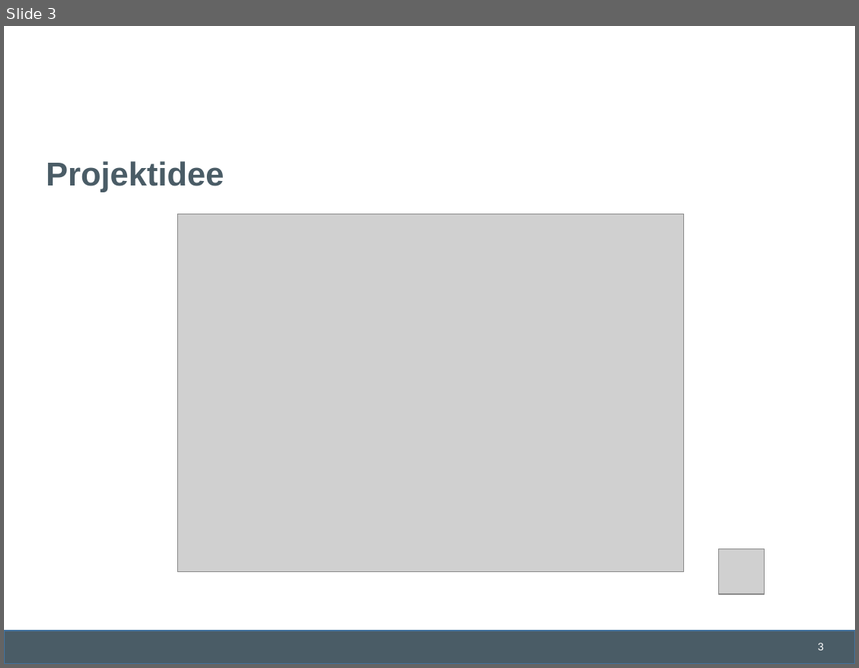
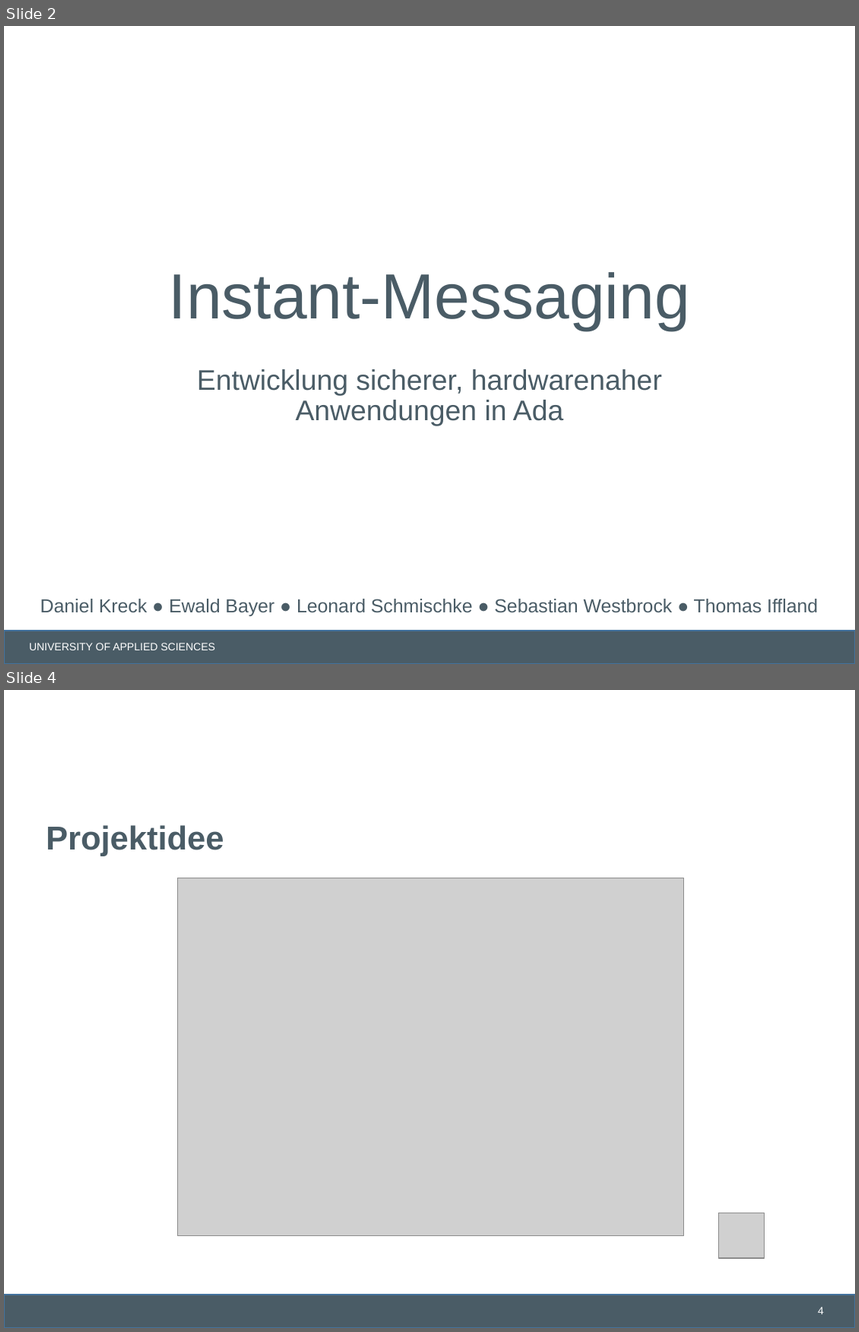
Before and after one commit to lschmischke/ADAChat, a slide deck: documentation/Ada Chat.pptx. Shown one above the other, each under a label of ours: slide 3 before the commit, slides 2 and 4 after it; the slides between them are not shown. The pictures are 859x668 and 859x1332 pixels, drawn with LibreOffice and Linux fonts; fonts in the diff are those of the drawing; grey boxes stand for pictures; background and template pictures are left out. Boxes give left, top, right and bottom in pixels: in the first picture for what was removed or moved away, otherwise in the second. Text is boxed around its words. In the diff, an @@ line names an element or a change of style, - is before the commit and + after.

```diff
--- a/documentation/Ada Chat.pptx
+++ b/documentation/Ada Chat.pptx
@@ slide 2 added at (4, 26, 855, 664), background #FFFFFF; not listed: 1 template element that a slide beside it also shows @@
@@ title added at (169, 272, 690, 330), 54 pt, text #4A5C66 @@
+Instant-Messaging
@@ subtitle added at (197, 370, 662, 427), 24 pt, text #4A5C66 @@
+Entwicklung sicherer, hardwarenaher Anwendungen in Ada
@@ text added at (40, 599, 818, 617), 16 pt, text #4A5C66 @@
+Daniel Kreck ● Ewald Bayer ● Leonard Schmischke ● Sebastian Westbrock ● Thomas Iffland
@@ text added at (29, 643, 215, 651), 9 pt, text #FFFFFF @@
+UNIVERSITY OF APPLIED SCIENCES
@@ what was slide 3 is now slide 4 @@
@@ page number at (818, 1307, 824, 1315): text changed @@
-3
+4
```
Also in this commit, not shown: 22 slides changed, 3 other slides added, 1 slide removed.
